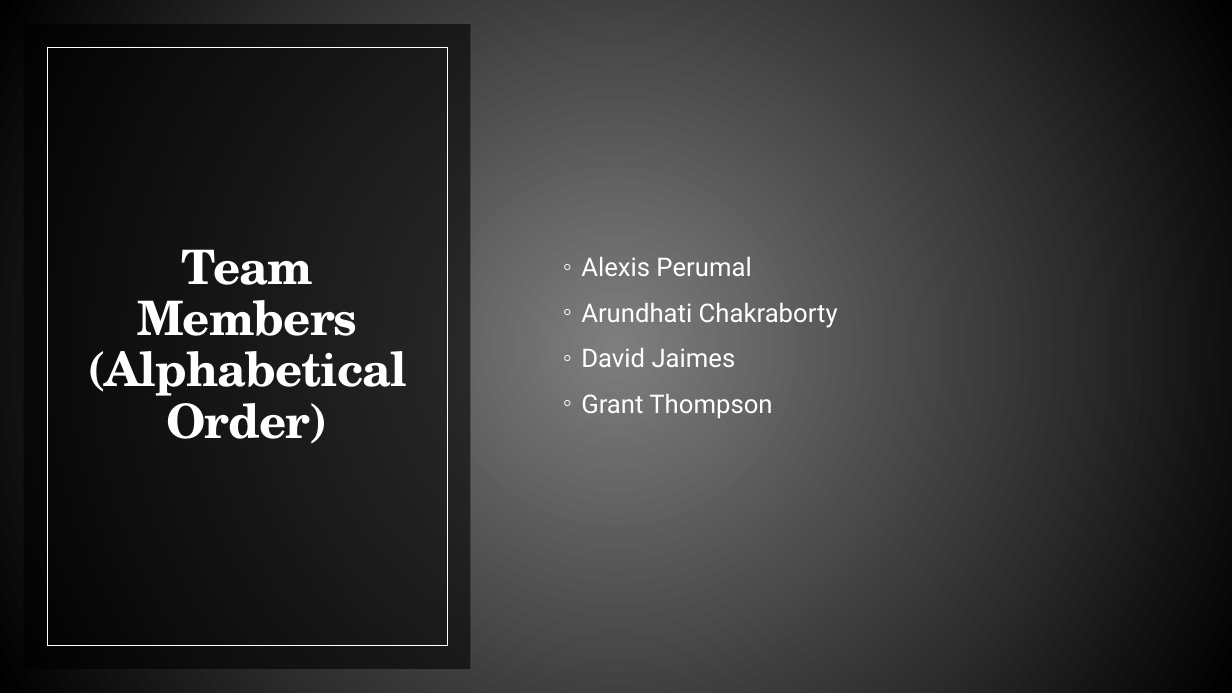
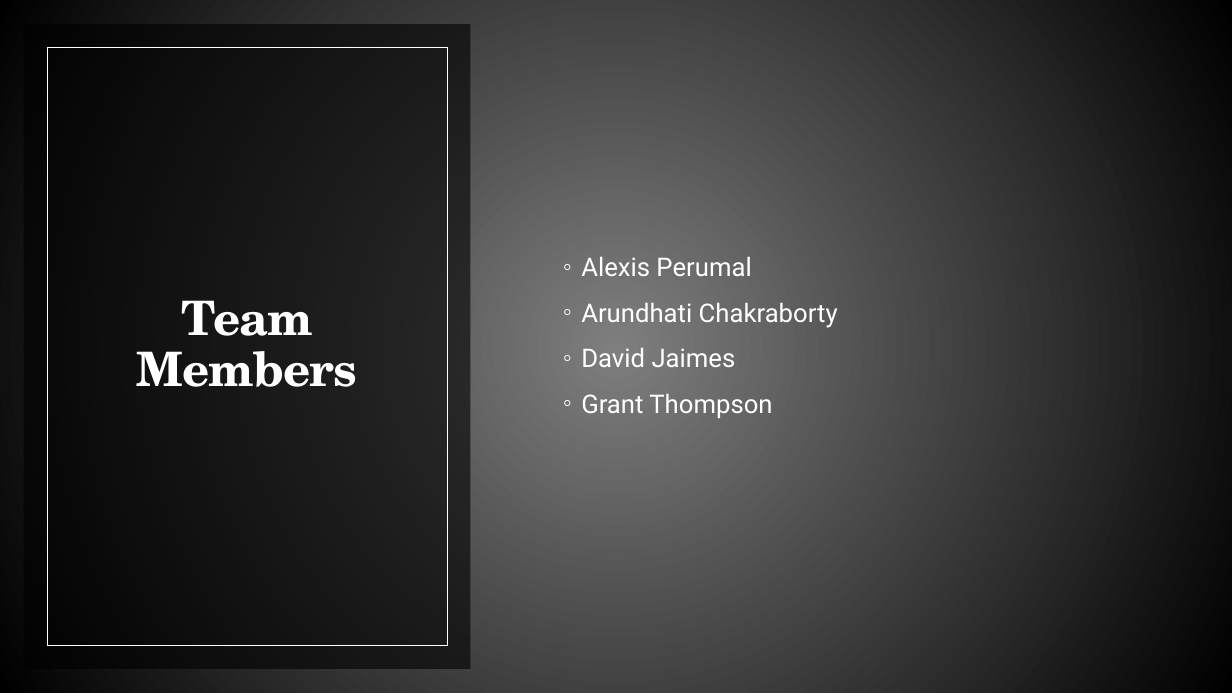
Before and after one commit to alexisperumal/ucsd_data_science_final_project, a slide deck: slide 2 of Presentation/Project_3_COVID19_MLModels_LabTests_Presentation.pptx. Drawn at 1232x693 pixels with LibreOffice and Linux fonts; fonts in the diff are those of the drawing. Boxes give left, top, right and bottom in pixels: in the first picture for what was removed or moved away, otherwise in the second. Text is boxed around its words. In the diff, an @@ line names an element or a change of style, - is before the commit and + after.

Commit message:
Minor updates to presentation.

```diff
--- a/Presentation/Project_3_COVID19_MLModels_LabTests_Presentation.pptx
+++ b/Presentation/Project_3_COVID19_MLModels_LabTests_Presentation.pptx
@@ title at [137, 300, 357, 387]: text changed @@
-Team Members (Alphabetical Order)
+Team Members
```
Also in this commit, not shown: 1 other slide changed.
